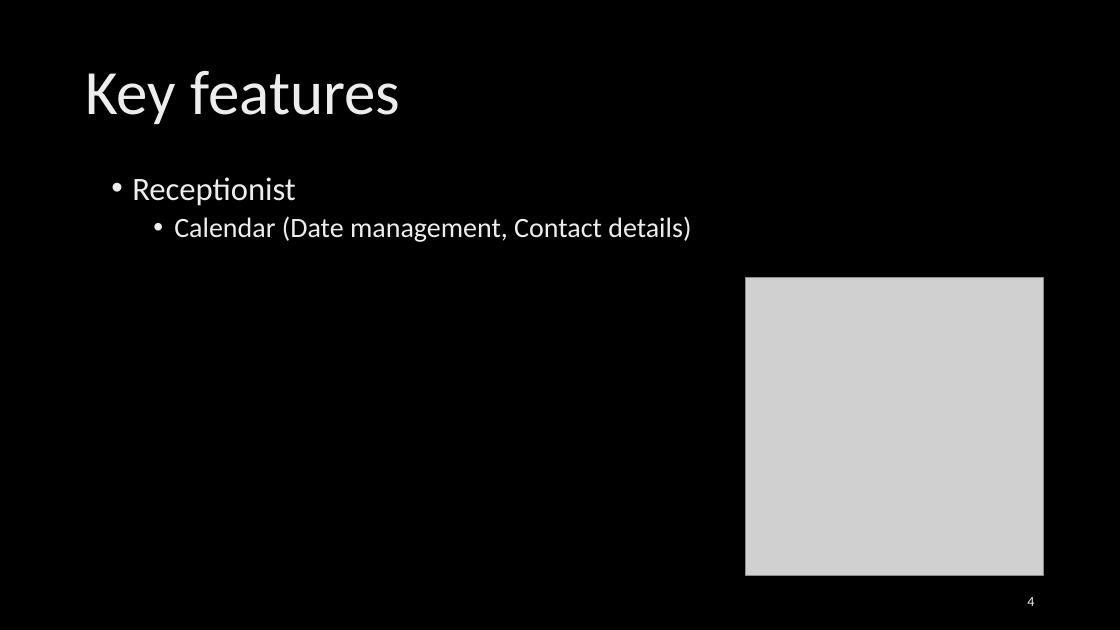
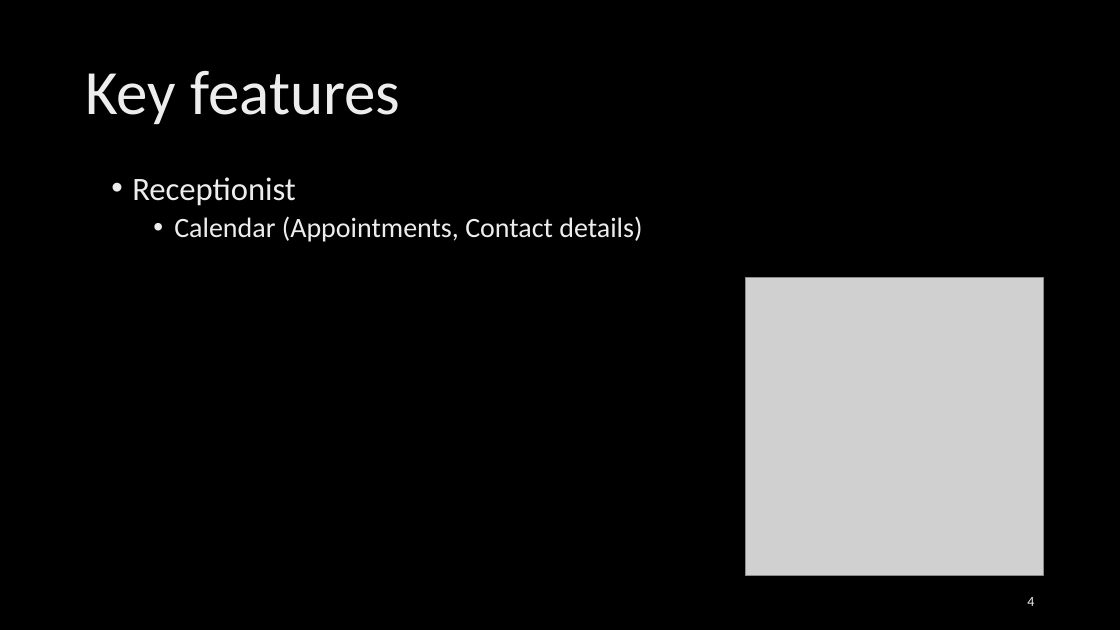
Before and after one commit to wyssp8/BTI7081-Software-Engineering-and-Design, a slide deck: slide 4 of src/DOC/task01/CS1_task01_First-Analysis-v2.pptx. Drawn at 1120x630 pixels with LibreOffice and Linux fonts; fonts in the diff are those of the drawing; grey boxes stand for pictures; background and template pictures are left out. Boxes give left, top, right and bottom in pixels: in the first picture for what was removed or moved away, otherwise in the second. Text is boxed around its words. In the diff, an @@ line names an element or a change of style, - is before the commit and + after.

```diff
--- a/src/DOC/task01/CS1_task01_First-Analysis-v2.pptx
+++ b/src/DOC/task01/CS1_task01_First-Analysis-v2.pptx
@@ text at box(174, 216, 642, 242): text changed @@
-  • Calendar (Date management, Contact details)
+  • Calendar (Appointments, Contact details)
```
Also in this commit, not shown: 1 other slide changed.
